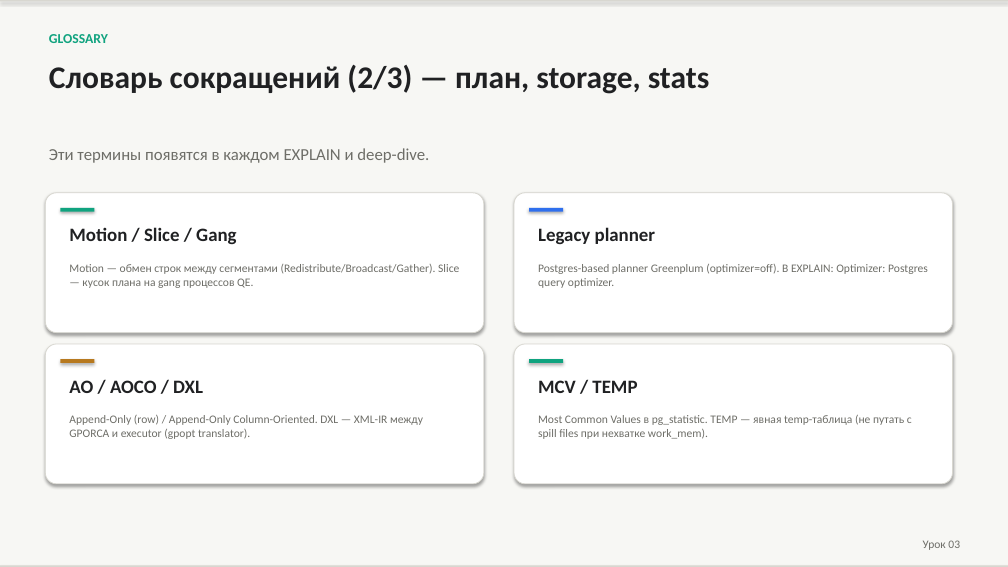
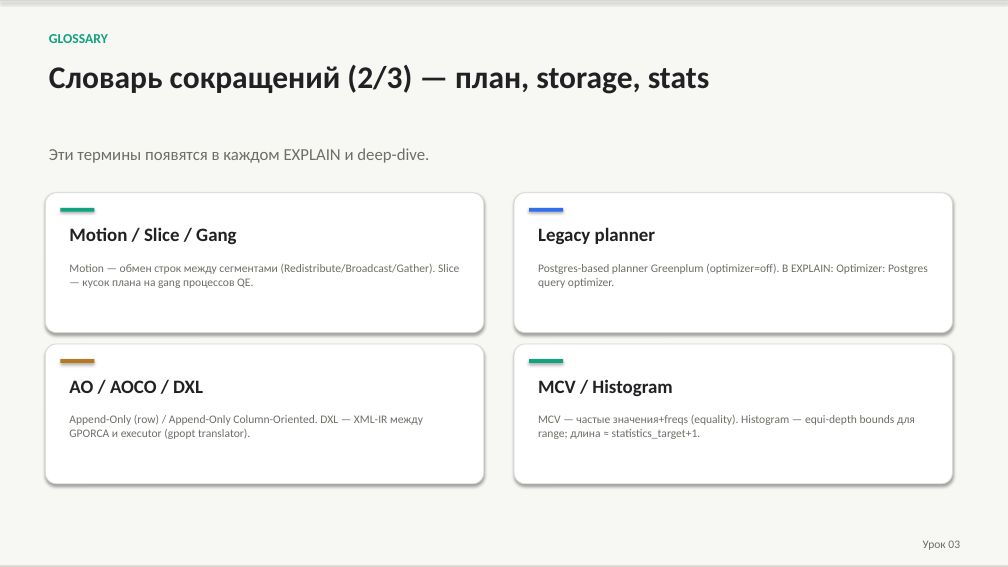
Before and after one commit to PaulKov/de-mentor, a slide deck: slide 3 of artifacts/greenplum-query-tuning-theory.pptx. Drawn at 1008x567 pixels with LibreOffice and Linux fonts; fonts in the diff are those of the drawing. Boxes give left, top, right and bottom in pixels: in the first picture for what was removed or moved away, otherwise in the second. Text is boxed around its words. In the diff, an @@ line names an element or a change of style, - is before the commit and + after.

```diff
--- a/artifacts/greenplum-query-tuning-theory.pptx
+++ b/artifacts/greenplum-query-tuning-theory.pptx
@@ text at [538,379,672,396]: text changed @@
-MCV / TEMP
+MCV / Histogram
@@ text at [538,415,915,439]: text changed @@
-Most Common Values в pg_statistic. TEMP — явная temp-таблица (не путать с spill files при нехватке work_mem).
+MCV — частые значения+freqs (equality). Histogram — equi-depth bounds для range; длина ≈ statistics_target+1.
```
Also in this commit, not shown: 3 other slides changed, 12 slides added, 2 slides removed, 38 other files.
